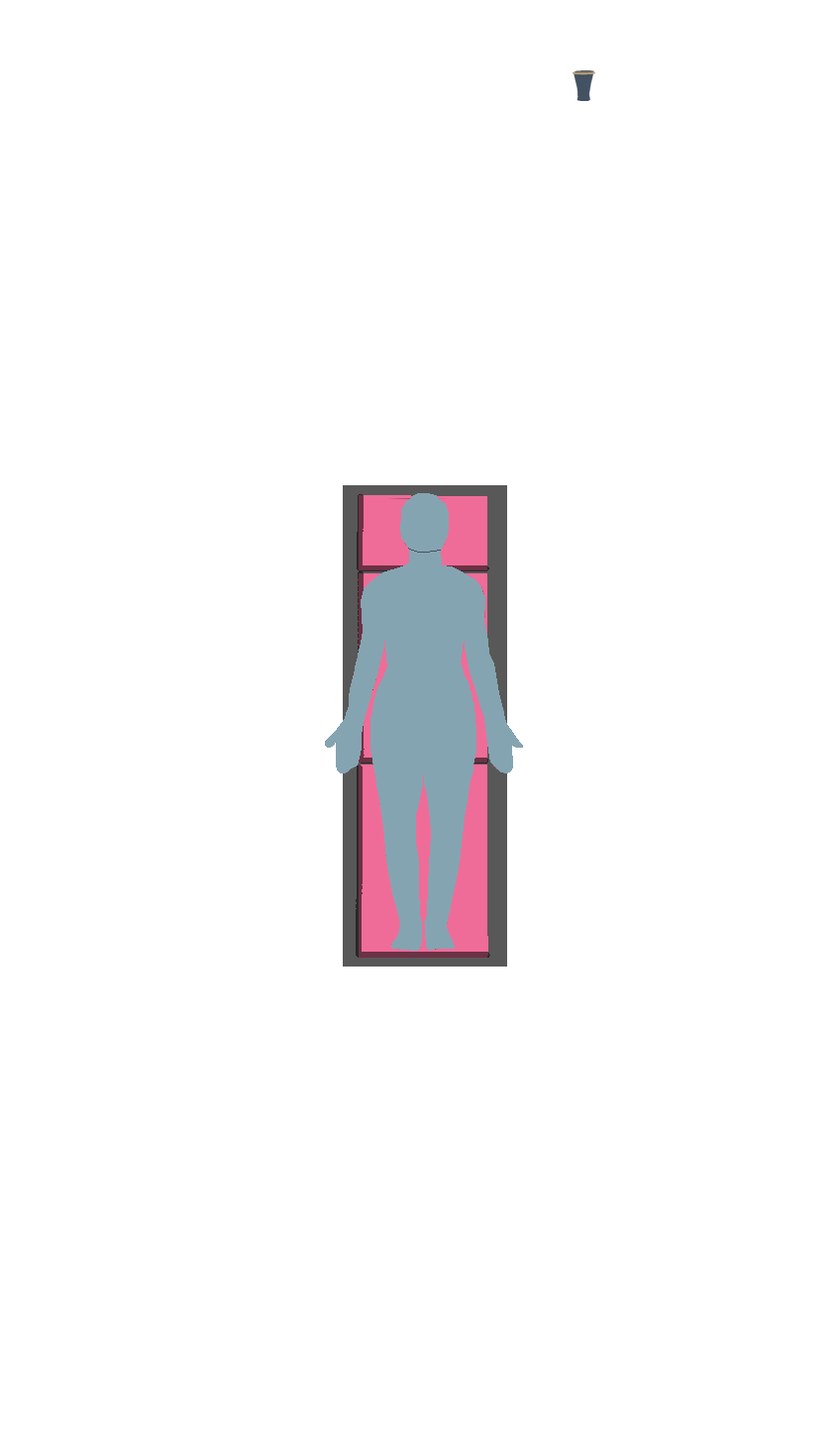
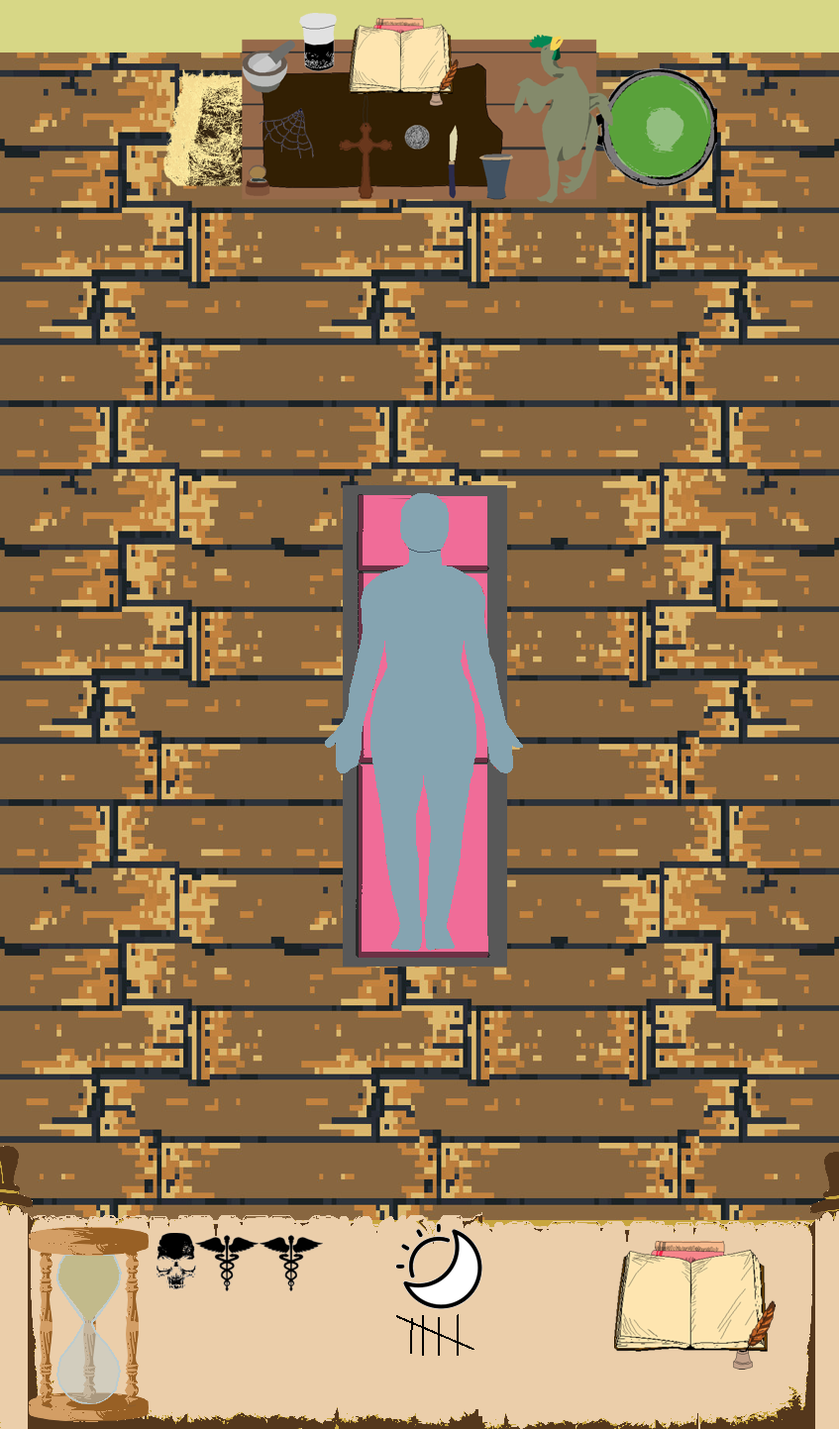
The second 839 × 1429 image is a revision of the first. Changes to its layers:
removed layer "Ointment.png" over <box>515,25,643,153</box>
added group "timer" with 4 layers above "istockphoto-1004243378-612x612.jpg" over <box>0,1222,179,1429</box>
added layer "Paint Layer 2 Merged" (1st of 3, in "timer") in group "timer" over <box>0,1222,179,1429</box>
added layer "Paint Layer 2 Merged" (2nd of 3, in "timer") in group "timer" over <box>51,1222,179,1429</box>
added layer "Paint Layer 2" in group "timer" over <box>51,1222,179,1413</box>
added layer "Paint Layer 2 Merged" (3rd of 3, in "timer") in group "timer" over <box>0,1222,179,1429</box>
added layer "istockphoto-1004243378-612x612.jpg" (1st of 2) above "istockphoto-1004243378-612x612.jpg" over <box>231,1210,359,1338</box>
added layer "istockphoto-1004243378-612x612.jpg" (2nd of 2) above "download.png" over <box>168,1210,296,1338</box>
added layer "download.png" above "book.png" over <box>316,1140,507,1394</box>
added layer "book.png" above "bg,f8f8f8-flat,750x,075,f-pad,750x1000,f8f8f8.webp" over <box>586,1209,777,1400</box>
added layer "bg,f8f8f8-flat,750x,075,f-pad,750x1000,f8f8f8.webp" above "Paint Layer 4 Merged" over <box>126,1203,254,1331</box>
added layer "Paint Layer 4 Merged" above "r37rhx.png" over <box>0,1077,839,1429</box>
added layer "r37rhx.png" above "Paint Layer 1" over <box>126,0,761,1429</box>
added layer "Paint Layer 3" above "karla-wasserfall-pixel-woodfloor-tile-3x3.jpg" over <box>0,0,839,64</box>
added layer "karla-wasserfall-pixel-woodfloor-tile-3x3.jpg" over <box>0,0,839,1244</box>
